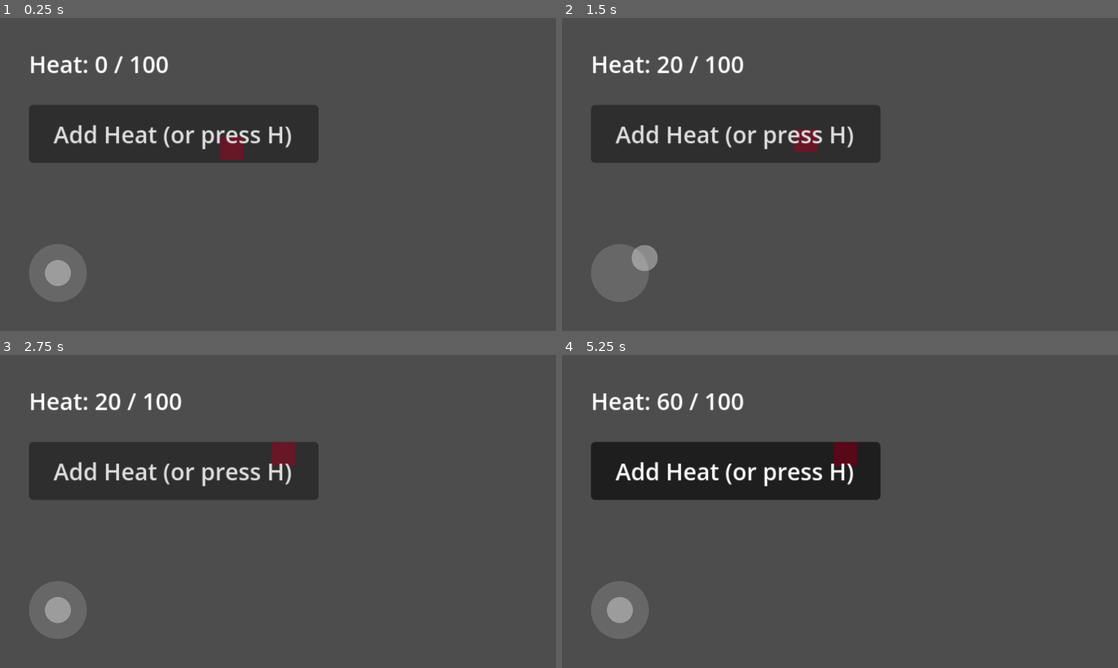
Above: before the commit, frames 1-4 (two rows, left to right).
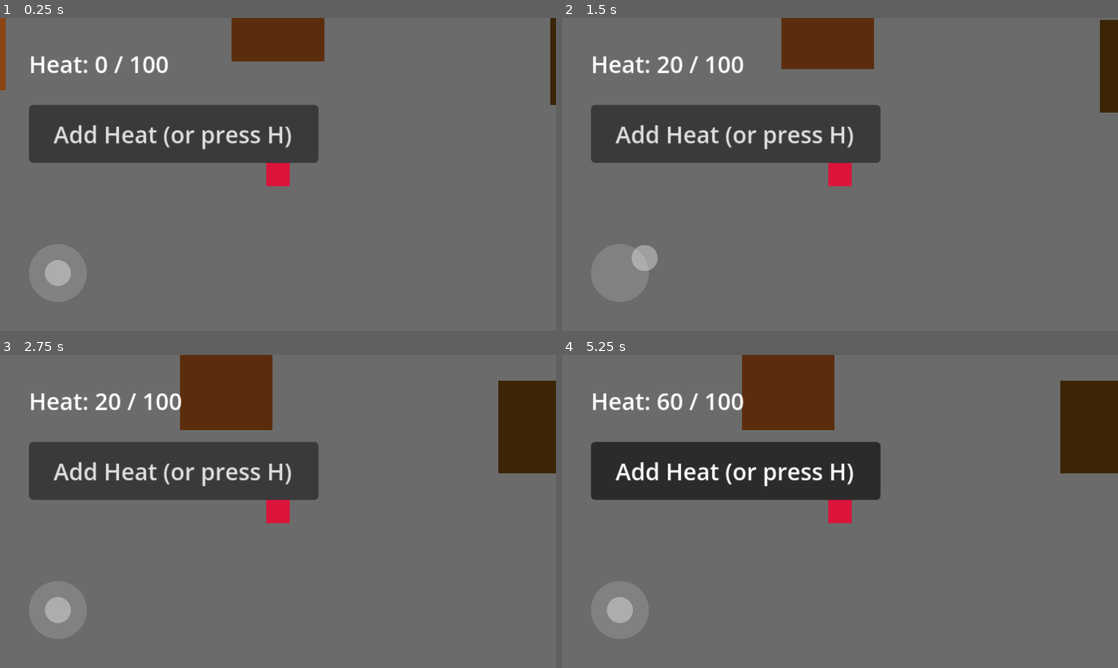
Above: after the commit, the same moments.

Repository: zowskyy/crxcibl3
Game: Godot game, scene res://scenes/TestRoom.tscn
Two runs of this game, one before a commit and one after it. Both use one fixed random seed, a clock stepped at 60 frames per second and the inputs below.
Inputs (mouse positions are in pixels of both pictures, inside the frame that each line leads up to):
- Up to frame 1 (0.25 s): no input
- Up to frame 2 (1.5 s): click "Add Heat (or press H)" at 0.5 s; tap Enter at 1.25 s; drag from (617, 271) to (895, 105) at 1.27 s
- Up to frame 3 (2.75 s): drag from (166, 527) to (250, 574) at 2.02 s
- Up to frame 4 (5.25 s): tap Space at 2.75 s; move the mouse to (895, 442) at 2.77 s; hold Right (ui_right) 2.78-3.5 s; tap H at 2.85, 4.35 s; click (895, 442) at 2.92 s; drag from (812, 574) to (673, 464) at 3.52 s; tap Enter at 4.25 s; move the mouse to (1006, 558) at 4.27 s; hold Left (ui_left) 4.28-5 s; click (1006, 558) at 4.42 s; drag from (673, 464) to (756, 433) at 5.02 s

The runs differ from the first frame. In frame 1, 90% of the frame differs, in the area x 0-100%, y 0-100%; in frame 2, 90%; in frame 3, 90%; in frame 4, 90%.

Commit message:
Slice 2.9: recreate the boardwalk room (placeholder shapes, real collision)
Adds a ground plane, 3 buildings, and 2 fence segments as StaticBody2D
obstacles with real CollisionShape2D colliders, using the same color
palette as the Phaser prototype (js/BoardwalkScene.js) for continuity.
Room bounds 640x360, Camera2D on Player now has limit_* set to match so
it doesn't scroll past the room edge.

Upgraded Player from a plain Node2D to CharacterBody2D + move_and_slide()
-- it previously had no physics body at all, so it would have walked
straight through the new obstacles. This is placeholder geometry, not
real art: assets/ and crxcibl3art/ (just restored/fixed) live outside
the godot/ project root and aren't reachable via res:// yet, so wiring
in the actual curated art is scoped as a separate follow-up slice
rather than folded into this one.

Diff:
--- a/godot/scenes/Player.gd
+++ b/godot/scenes/Player.gd
@@ -1,8 +1,13 @@
-extends Node2D
+extends CharacterBody2D
 ## Placeholder player -- a drawn square standing in for real art, just
-## enough to confirm movement works. Reads from the virtual joystick
-## (touch or mouse drag) when present, falling back to arrow keys so
-## desktop testing in the editor still works without dragging it.
+## enough to confirm movement and collision work. Reads from the virtual
+## joystick (touch or mouse drag) when present, falling back to arrow keys
+## so desktop testing in the editor still works without dragging it.
+##
+## CharacterBody2D (not plain Node2D) so it actually collides with the
+## boardwalk room's building/fence StaticBody2D obstacles instead of
+## walking through them -- this only started mattering once Slice 2.9
+## added real collision geometry to the scene.
 
 const SPEED := 120.0
 const SIZE := 16.0
@@ -23,13 +28,14 @@
 	_joystick = get_tree().get_first_node_in_group("virtual_joystick")
 
 
-func _process(delta: float) -> void:
+func _physics_process(_delta: float) -> void:
 	var input_vector := Vector2.ZERO
 	if _joystick and _joystick.output.length() > 0.0:
 		input_vector = _joystick.output
 	else:
 		input_vector = Input.get_vector("ui_left", "ui_right", "ui_up", "ui_down")
-	position += input_vector * SPEED * delta
+	velocity = input_vector * SPEED
+	move_and_slide()
 	queue_redraw()
 
 
--- a/godot/scenes/TestRoom.tscn
+++ b/godot/scenes/TestRoom.tscn
@@ -1,15 +1,87 @@
-[gd_scene load_steps=4 format=3]
+[gd_scene load_steps=8 format=3]
 
 [ext_resource type="Script" path="res://scenes/TestRoom.gd" id="1"]
 [ext_resource type="Script" path="res://scenes/Player.gd" id="2"]
 [ext_resource type="Script" path="res://scenes/VirtualJoystick.gd" id="3"]
 
+[sub_resource type="RectangleShape2D" id="RectangleShape2D_player"]
+size = Vector2(16, 16)
+
+[sub_resource type="RectangleShape2D" id="RectangleShape2D_building"]
+size = Vector2(64, 64)
+
+[sub_resource type="RectangleShape2D" id="RectangleShape2D_fence"]
+size = Vector2(60, 14)
+
 [node name="TestRoom" type="Node2D"]
 script = ExtResource("1")
 
-[node name="Player" type="Node2D" parent="."]
-position = Vector2(160, 90)
+[node name="Ground" type="Polygon2D" parent="."]
+color = Color(0.42, 0.42, 0.42, 1)
+polygon = PackedVector2Array(0, 0, 640, 0, 640, 360, 0, 360)
+
+[node name="Building1" type="StaticBody2D" parent="."]
+position = Vector2(100, 90)
+
+[node name="Building1Fill" type="Polygon2D" parent="Building1"]
+color = Color(0.545, 0.271, 0.075, 1)
+polygon = PackedVector2Array(-32, -32, 32, -32, 32, 32, -32, 32)
+
+[node name="Building1Collision" type="CollisionShape2D" parent="Building1"]
+shape = SubResource("RectangleShape2D_building")
+
+[node name="Building2" type="StaticBody2D" parent="."]
+position = Vector2(320, 70)
+
+[node name="Building2Fill" type="Polygon2D" parent="Building2"]
+color = Color(0.361, 0.180, 0.051, 1)
+polygon = PackedVector2Array(-32, -32, 32, -32, 32, 32, -32, 32)
+
+[node name="Building2Collision" type="CollisionShape2D" parent="Building2"]
+shape = SubResource("RectangleShape2D_building")
+
+[node name="Building3" type="StaticBody2D" parent="."]
+position = Vector2(540, 100)
+
+[node name="Building3Fill" type="Polygon2D" parent="Building3"]
+color = Color(0.239, 0.149, 0.031, 1)
+polygon = PackedVector2Array(-32, -32, 32, -32, 32, 32, -32, 32)
+
+[node name="Building3Collision" type="CollisionShape2D" parent="Building3"]
+shape = SubResource("RectangleShape2D_building")
+
+[node name="Fence1" type="StaticBody2D" parent="."]
+position = Vector2(220, 320)
+
+[node name="Fence1Fill" type="Polygon2D" parent="Fence1"]
+color = Color(0.102, 0.102, 0.102, 1)
+polygon = PackedVector2Array(-30, -7, 30, -7, 30, 7, -30, 7)
+
+[node name="Fence1Collision" type="CollisionShape2D" parent="Fence1"]
+shape = SubResource("RectangleShape2D_fence")
+
+[node name="Fence2" type="StaticBody2D" parent="."]
+position = Vector2(420, 320)
+
+[node name="Fence2Fill" type="Polygon2D" parent="Fence2"]
+color = Color(0.102, 0.102, 0.102, 1)
+polygon = PackedVector2Array(-30, -7, 30, -7, 30, 7, -30, 7)
+
+[node name="Fence2Collision" type="CollisionShape2D" parent="Fence2"]
+shape = SubResource("RectangleShape2D_fence")
+
+[node name="Player" type="CharacterBody2D" parent="."]
+position = Vector2(320, 180)
 script = ExtResource("2")
+
+[node name="PlayerCollision" type="CollisionShape2D" parent="Player"]
+shape = SubResource("RectangleShape2D_player")
+
+[node name="Camera2D" type="Camera2D" parent="Player"]
+limit_left = 0
+limit_top = 0
+limit_right = 640
+limit_bottom = 360
 
 [node name="CanvasLayer" type="CanvasLayer" parent="."]
 
